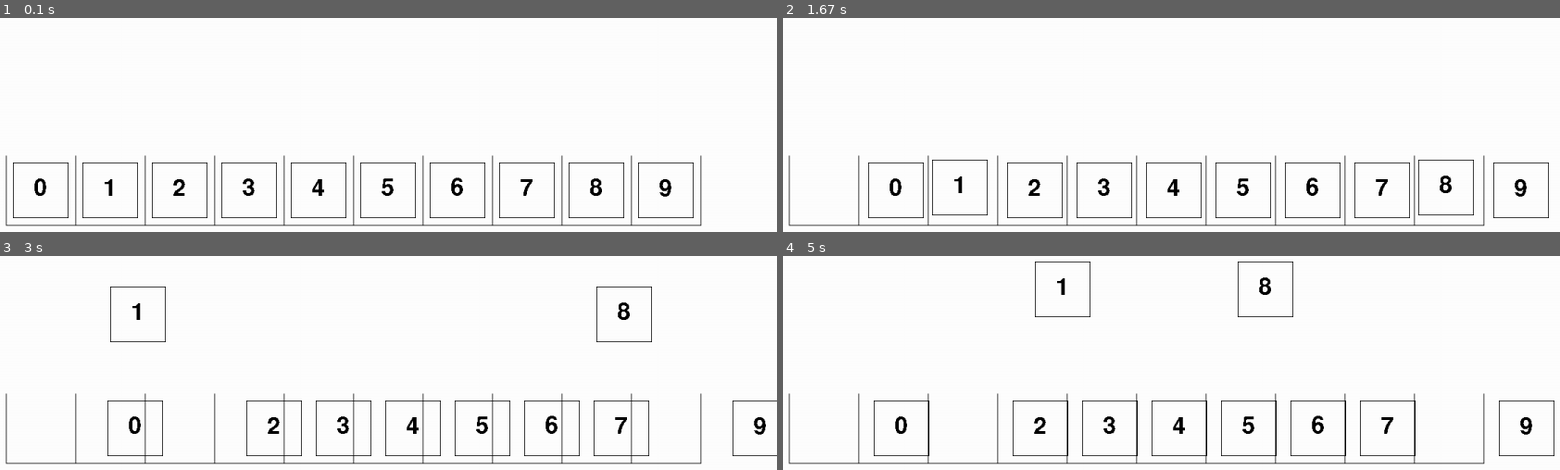
Above: before the commit, frames 1-4 (two rows, left to right).
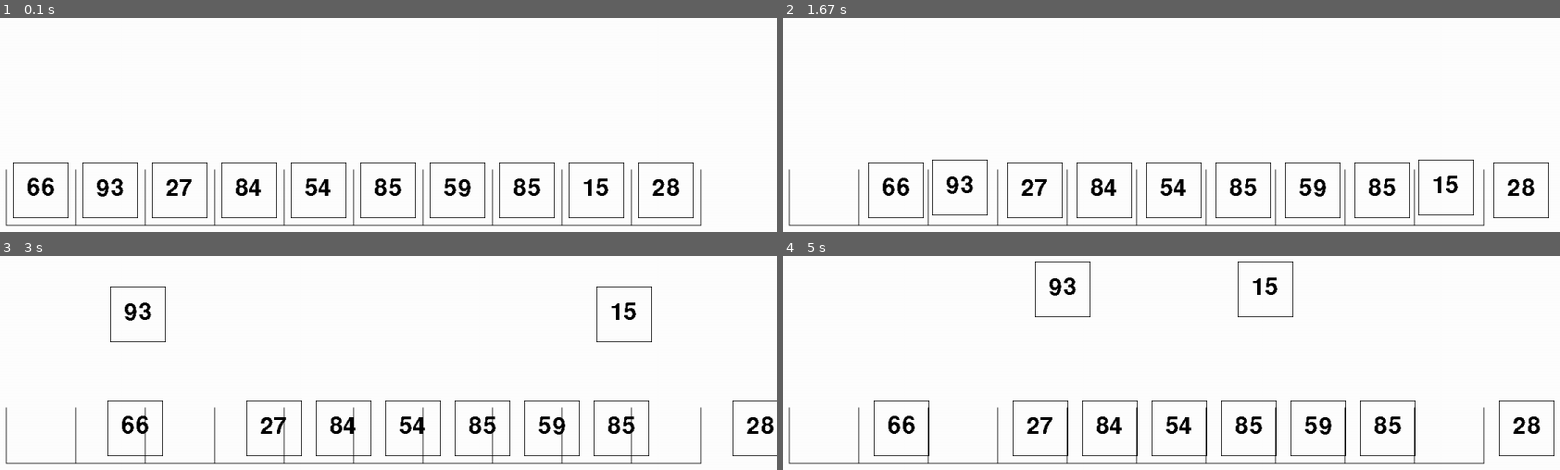
Above: after the commit, the same moments.

Repository: fredgyoung/PygameVisualizer
Game: pygame game, started from main.py
Same seed, same stepped clock (60 frames per second), same inputs: the game is played once before the commit and once after it.
Inputs:
- Up to frame 1 (0.1 s): no input
- Up to frame 2 (1.67 s): hold Right 0.33-0.8 s; hold Up 0.83-1.13 s; hold Right 1.17-1.63 s
- Up to frame 3 (3 s): hold Left 1.67-2.2 s
- Up to frame 4 (5 s): hold Right 3.07-3.7 s; hold Left 3.73-4.2 s; hold Right 4.23-4.7 s

The runs differ from the first frame. In frame 1, 2.1% of the frame differs, in the area x 0-91%, y 64-84%; in frame 2, 2.1%; in frame 3, 2.1%; in frame 4, 2.1%.

Commit message:
added window.py

Diff:
--- a/main.py
+++ b/main.py
@@ -1,5 +1,6 @@
 import pygame, sys
 from pygame.locals import *
+from random import randint
 
 # Initialize program
 pygame.init()
@@ -27,7 +28,7 @@
     pygame.draw.line(DISPLAYSURF, BLACK, (90, 490), (1090, 490), 1)
     # Vertical
     for x in range(90, 1190, 100):
-        pygame.draw.line(DISPLAYSURF, BLACK, (x, 390), (x, 490), 1)
+        pygame.draw.line(DISPLAYSURF, BLACK, (x, 410), (x, 490), 1)
 
 
 def swap_cards(i, j):
@@ -74,18 +75,11 @@
         text = str(self.value)
         size = font.size(text)
         ren = font.render(text, 0, BLACK)
-        surface.blit(ren, (self.x + 30, self.y + 20))
+        surface.blit(ren, (self.x + 20, self.y + 20))
 
 for x in range(10):
-    card = Card(x*100+100, 400, x)
+    card = Card(x*100+100, 400, randint(10, 99))
     cards.append(card)
-
-'''
-cards[8].value = 1
-cards[1].value = 8
-cards[8].destinations.extend([(900, 200), (200, 200), (200, 400)])
-cards[1].destinations.extend([(200, 200), (900, 200), (900, 400)])
-'''
 
 # Beginning Game Loop
 while True:
@@ -102,8 +96,7 @@
                     card.shift_left()
             if event.key == pygame.K_UP:
                 swap_cards(1, 8)
-                #cards[1].swap_position(8)
-                #cards[8].swap_position(1)
+
 
     DISPLAYSURF.fill(WHITE)
     draw_grid()
@@ -112,7 +105,6 @@
         card.update()
         card.draw(DISPLAYSURF)
 
-    #move_card(8, 900, 200)
     pygame.display.update()
 
     FramePerSec.tick(FPS)
--- /dev/null
+++ b/window.py
@@ -0,0 +1,191 @@
+import pygame, sys
+from pygame.locals import *
+from random import randint
+import pygbutton
+
+# Initialize program
+pygame.init()
+
+# Assign FPS a value
+FPS = 60
+FramePerSec = pygame.time.Clock()
+
+# Setting up color objects
+BLUE = (0, 0, 255)
+RED = (255, 0, 0)
+GREEN = (0, 255, 0)
+BLACK = (0, 0, 0)
+WHITE = (255, 255, 255)
+GREY = (192, 192, 192)
+
+# Setup a 300x300 pixel display with caption
+DISPLAYSURF = pygame.display.set_mode((1250, 600))
+pygame.display.set_caption("Example")
+
+cards = []
+
+def draw_grid():
+    # Horizontal
+    #pygame.draw.line(DISPLAYSURF, BLACK, (90, 390), (1090, 390), 1)
+    pygame.draw.line(DISPLAYSURF, BLACK, (90, 490), (1090, 490), 1)
+    # Vertical
+    for x in range(90, 1190, 100):
+        pygame.draw.line(DISPLAYSURF, BLACK, (x, 410), (x, 490), 1)
+
+
+def swap_cards(i, j):
+    cards[i].swap_position(cards[j].x)
+    cards[j].swap_position(cards[i].x)
+
+class Button(pygame.Rect):
+    """
+    The Rect object has several virtual attributes which can be used to move and align the Rect:
+    x,y
+    top, left, bottom, right
+    topleft, bottomleft, topright, bottomright
+    midtop, midleft, midbottom, midright
+    center, centerx, centery
+    size, width, height
+    w,h
+    """
+    def __init__(self, x, y, width, height, text):
+        super().__init__(x, y, width, height)
+        self.text = text
+
+
+
+
+class Window:
+    def __init__(self, left, right):
+        self.left = left
+        self.right = right
+        self.size = self.right - self.left + 1
+
+    def draw(self, surface):
+        surface.fill(GREY)
+        x = self.left * 100 + 90
+        y = 390
+        width = (self.right - self.left + 1) * 100
+        height = 100
+        pygame.draw.rect(surface, WHITE, (x, y, width, height))
+        pygame.draw.rect(surface, BLACK, (x, y, width, height), 1)
+
+    def expand_left(self):
+        if self.left > 0:
+            self.left -= 1
+
+    def expand_right(self):
+        if self.right < 9:
+            self.right += 1
+
+    def shrink_left(self):
+        if self.right - self.left > 0:
+            self.left += 1
+
+    def shrink_right(self):
+        if self.right - self.left > 0:
+            self.right -= 1
+
+    def shift_left(self):
+        if self.left > 0:
+            self.left -= 1
+            self.right -= 1
+
+    def shift_right(self):
+        if self.right < 9:
+            self.left += 1
+            self.right += 1
+
+
+class Card():
+    def __init__(self, x, y, value):
+        self.x = x
+        self.y = y
+        self.width = 80
+        self.height = 80
+        self.value = value
+        self.destinations = []
+
+    def swap_position(self, position):
+        self.destinations.append((self.x, self.y-200))
+        self.destinations.append((position, self.y-200))
+        self.destinations.append((position, self.y))
+
+    def shift_right(self):
+        self.destinations.append((self.x+100, self.y))
+
+    def shift_left(self):
+        self.destinations.append((self.x-100, self.y))
+
+    def update(self):
+        if self.destinations:
+            dest_x, dest_y = self.destinations[0]
+            if self.x < dest_x:
+                self.x += 2
+            elif self.x > dest_x:
+                self.x -= 2
+            if self.y < dest_y:
+                self.y += 2
+            elif self.y > dest_y:
+                self.y -= 2
+            if self.x == dest_x and self.y == dest_y:
+                self.destinations.pop(0)
+
+    def draw(self, surface):
+        pygame.draw.rect(surface, BLACK, (self.x, self.y, self.width, self.height), 1)
+        font = pygame.font.Font(None, 50)
+        text = str(self.value)
+        size = font.size(text)
+        ren = font.render(text, 0, BLACK)
+        surface.blit(ren, (self.x + 20, self.y + 20))
+
+for x in range(10):
+    card = Card(x*100+100, 400, randint(10, 99))
+    cards.append(card)
+
+window = Window(3, 5)
+
+expand_left_button = pygbutton.PygButton((50, 50, 150, 30), 'expand_left')
+shrink_left_button = pygbutton.PygButton((250, 50, 150, 30), 'shrink_left')
+expand_right_button = pygbutton.PygButton((450, 50, 150, 30), 'expand_right')
+shrink_right_button = pygbutton.PygButton((650, 50, 150, 30), 'shrink_right')
+shift_left_button = pygbutton.PygButton((850, 50, 150, 30), 'shift_left')
+shift_right_button = pygbutton.PygButton((1050, 50, 150, 30), 'shift_right')
+
+# Beginning Game Loop
+while True:
+    for event in pygame.event.get():
+        if event.type == QUIT:
+            pygame.quit()
+            sys.exit()
+        if 'click' in expand_left_button.handleEvent(event):
+            window.expand_left()
+        if 'click' in expand_right_button.handleEvent(event):
+            window.expand_right()
+        if 'click' in shrink_left_button.handleEvent(event):
+            window.shrink_left()
+        if 'click' in shrink_right_button.handleEvent(event):
+            window.shrink_right()
+        if 'click' in shift_left_button.handleEvent(event):
+            window.shift_left()
+        if 'click' in shift_right_button.handleEvent(event):
+            window.shift_right()
+
+    #DISPLAYSURF.fill(WHITE)
+    window.draw(DISPLAYSURF)
+    #draw_grid()
+
+    for card in cards:
+        card.update()
+        card.draw(DISPLAYSURF)
+
+    expand_left_button.draw(DISPLAYSURF)
+    expand_right_button.draw(DISPLAYSURF)
+    shrink_left_button.draw(DISPLAYSURF)
+    shrink_right_button.draw(DISPLAYSURF)
+    shift_left_button.draw(DISPLAYSURF)
+    shift_right_button.draw(DISPLAYSURF)
+
+    pygame.display.update()
+
+    FramePerSec.tick(FPS)
